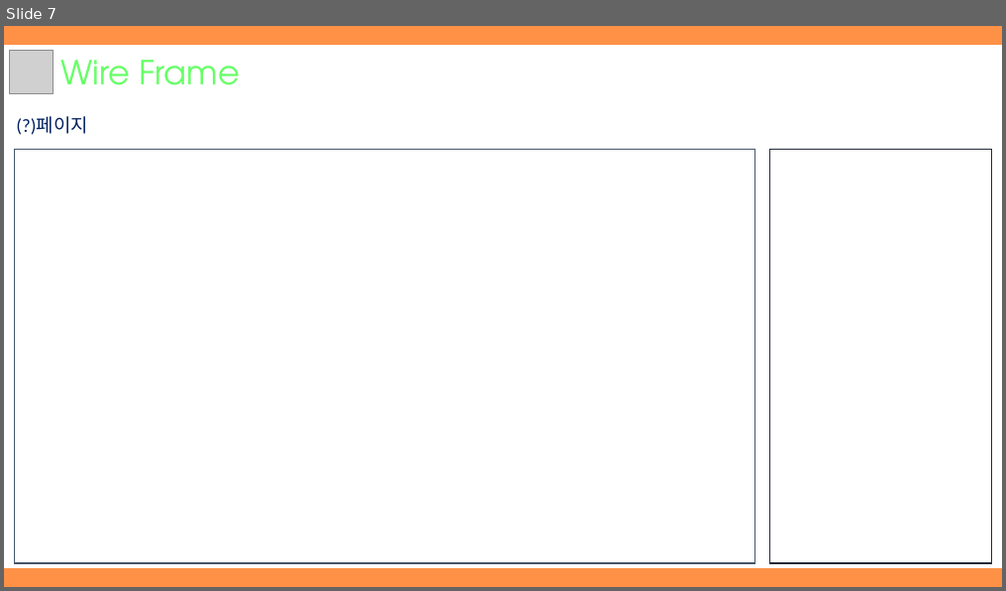
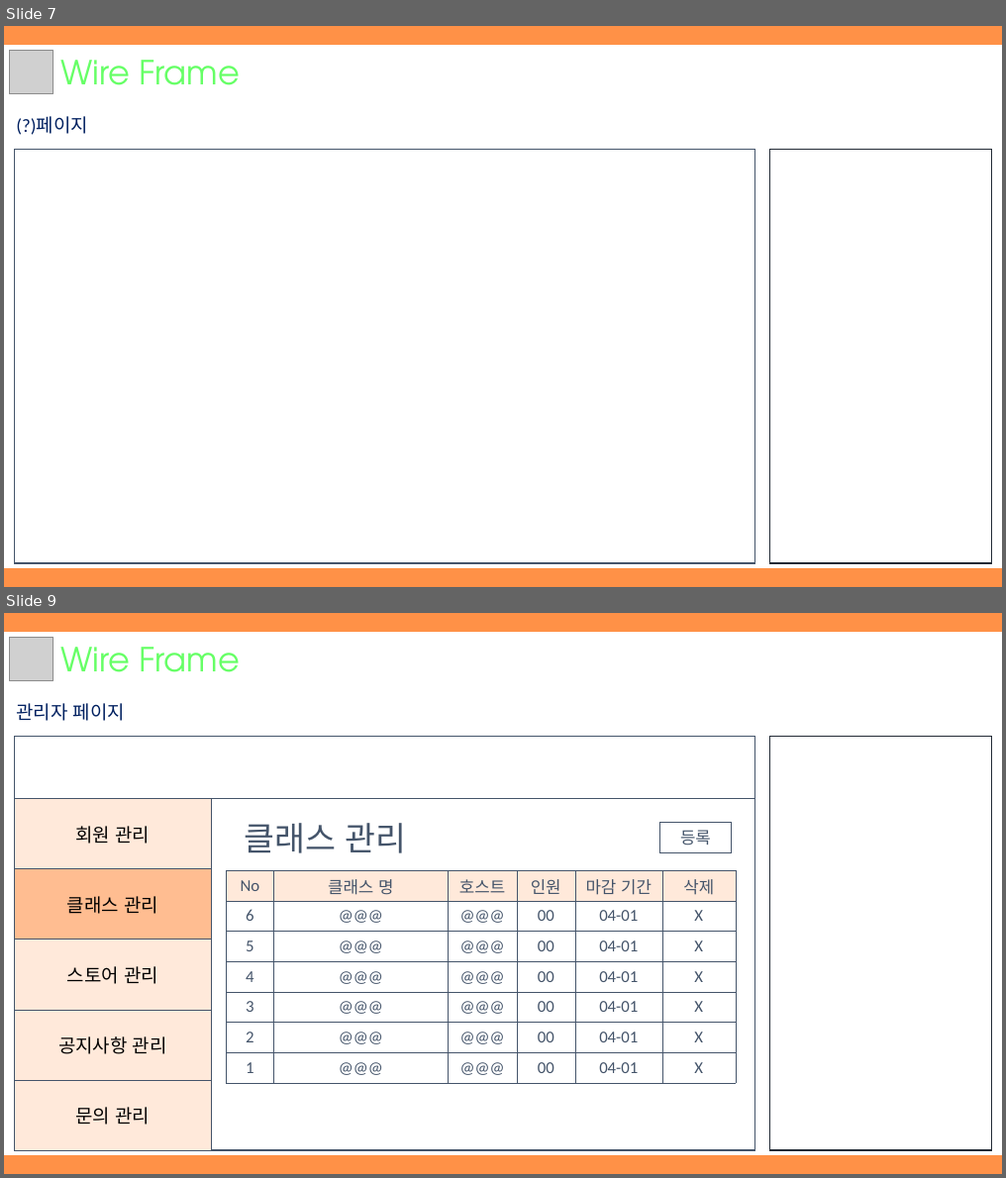
Before and after one commit to hhsw07/ezen-academy-projects, a slide deck: WebContent/발표자료/1차/3조 원데이클래스.pptx. Shown one above the other, each under a label of ours: slide 7 before the commit, slides 7 and 9 after it; the slides between them are not shown. The pictures are 1006x591 and 1006x1178 pixels, drawn with LibreOffice and Linux fonts; fonts in the diff are those of the drawing; grey boxes stand for pictures. Boxes give left, top, right and bottom in pixels: in the first picture for what was removed or moved away, otherwise in the second. Text is boxed around its words. In the diff, an @@ line names an element or a change of style, - is before the commit and + after.

```diff
--- a/WebContent/발표자료/1차/3조 원데이클래스.pptx
+++ b/WebContent/발표자료/1차/3조 원데이클래스.pptx
@@ slide 9 added at bbox=[4, 613, 1002, 1174], background #FF9147 @@
@@ rectangle added at bbox=[4, 633, 1002, 1155], fill #FFFFFF, outline #FFFFFF 1 pt @@
@@ picture added at bbox=[9, 637, 54, 681] @@
@@ text added at bbox=[60, 647, 240, 672], 32 pt, text #66FF66 @@
+Wire Frame
@@ text added at bbox=[16, 703, 125, 721], 18 pt, text #002060 @@
+관리자 페이지
@@ rectangle added at bbox=[15, 737, 754, 1151], fill #FFFFFF, outline #44546A 1 pt @@
@@ rectangle added at bbox=[770, 737, 991, 1151], fill #FFFFFF, outline #222A35 1 pt @@
@@ line added from (15, 799) to (754, 799), #44546A 0.5 pt @@
@@ table added at bbox=[15, 799, 211, 1151], 5 rows, 1 columns @@
+회원 관리
+클래스 관리
+스토어 관리
+공지사항 관리
+문의 관리
@@ line added from (211, 799) to (211, 1151), #44546A 0.5 pt @@
@@ text added at bbox=[245, 823, 407, 854], 32 pt, text #44546A @@
+클래스 관리
@@ rectangle added at bbox=[659, 823, 732, 854], fill #FFFFFF, outline #44546A 1 pt, 16 pt, text #44546A @@
+등록
@@ table added at bbox=[227, 870, 736, 1083], 7 rows, 6 columns @@
+No | 클래스 명 | 호스트 | 인원 | 마감 기간 | 삭제
+6 | @@@ | @@@ | 00 | 04-01 | X
+5 | @@@ | @@@ | 00 | 04-01 | X
+4 | @@@ | @@@ | 00 | 04-01 | X
+3 | @@@ | @@@ | 00 | 04-01 | X
+2 | @@@ | @@@ | 00 | 04-01 | X
+1 | @@@ | @@@ | 00 | 04-01 | X
```
Also in this commit, not shown: 8 other slides added.
